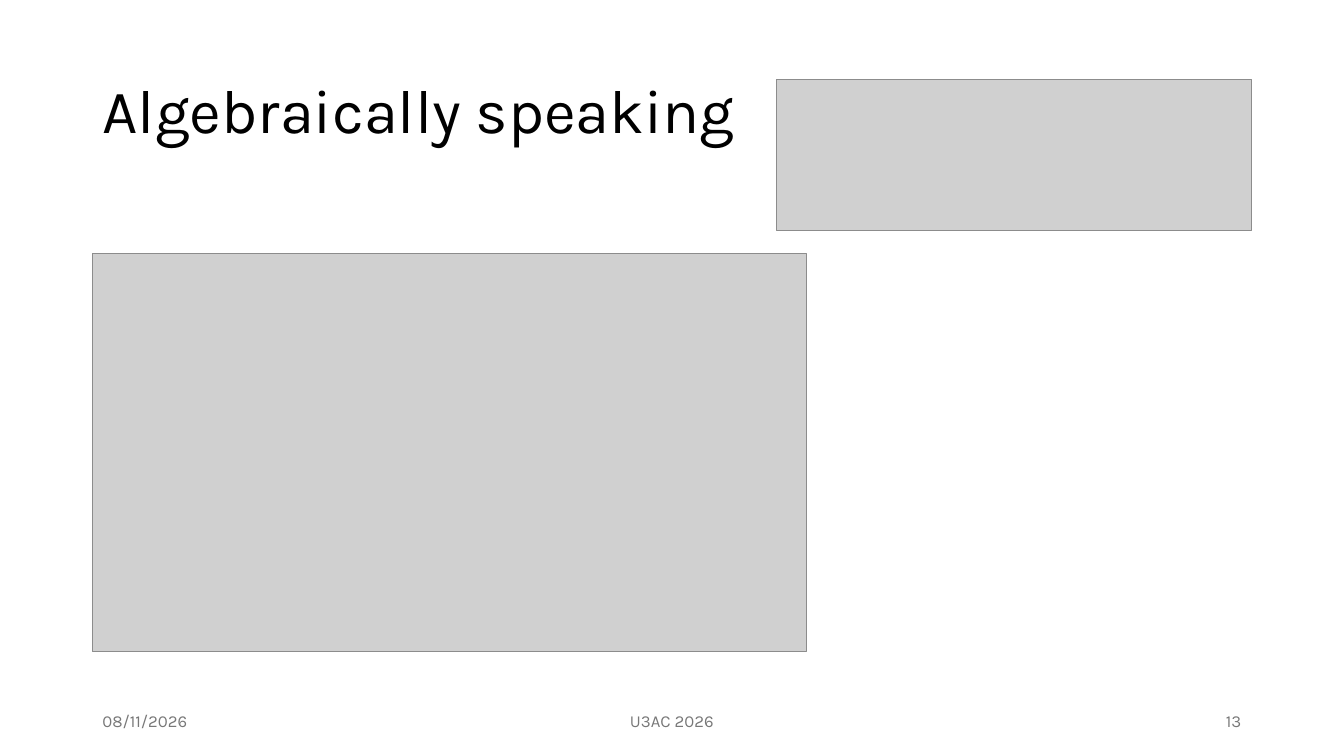
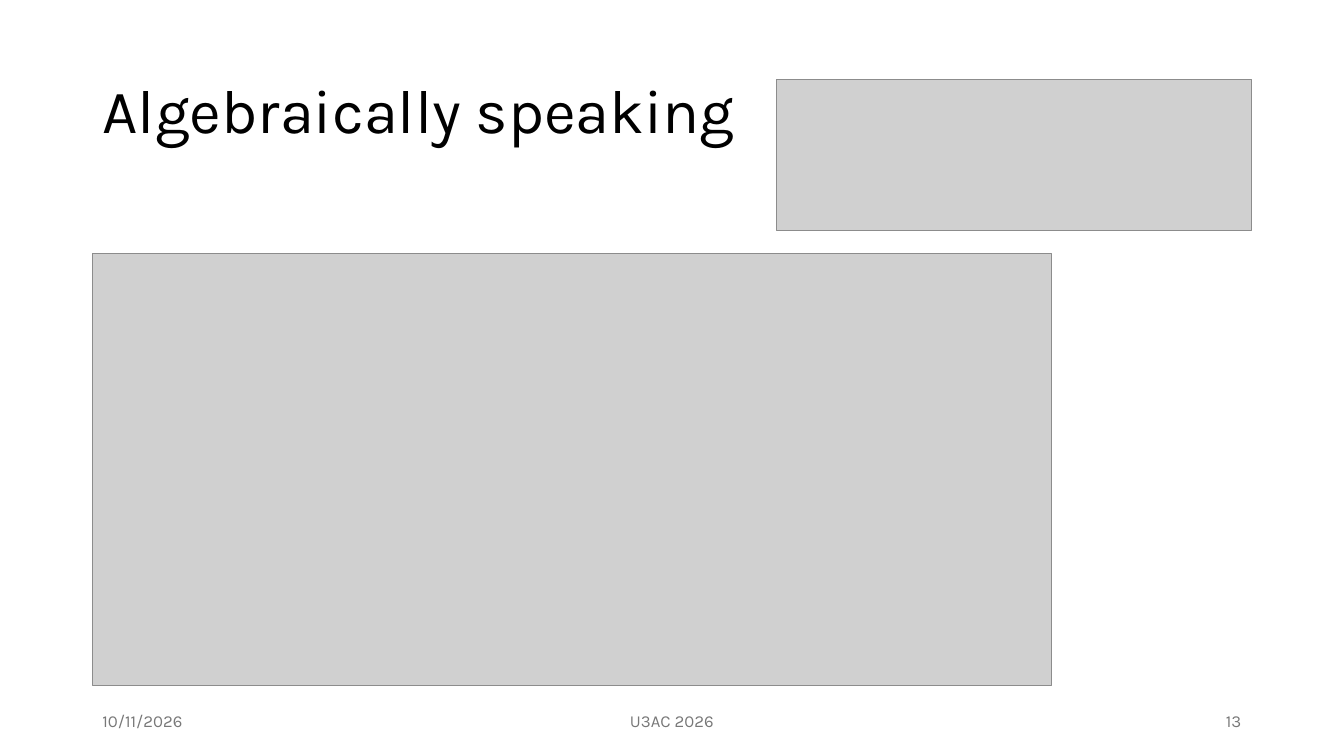
Before and after one commit to mm002a/U3AC, a slide deck: slide 13 of MTH04/U3AC.Lec2.pptx. Drawn at 1344x756 pixels with LibreOffice and Linux fonts; fonts in the diff are those of the drawing; grey boxes stand for pictures. Boxes give left, top, right and bottom in pixels: in the first picture for what was removed or moved away, otherwise in the second. Text is boxed around its words. In the diff, an @@ line names an element or a change of style, - is before the commit and + after.

```diff
--- a/MTH04/U3AC.Lec2.pptx
+++ b/MTH04/U3AC.Lec2.pptx
@@ picture: place and size @@
-picture at [93, 254, 807, 652]
+picture at [93, 254, 1053, 686]
@@ text at [102, 715, 182, 728]: text changed @@
-08/11/2026
+10/11/2026
```
Also in this commit, not shown: 37 other slides changed, 1 slide added.
